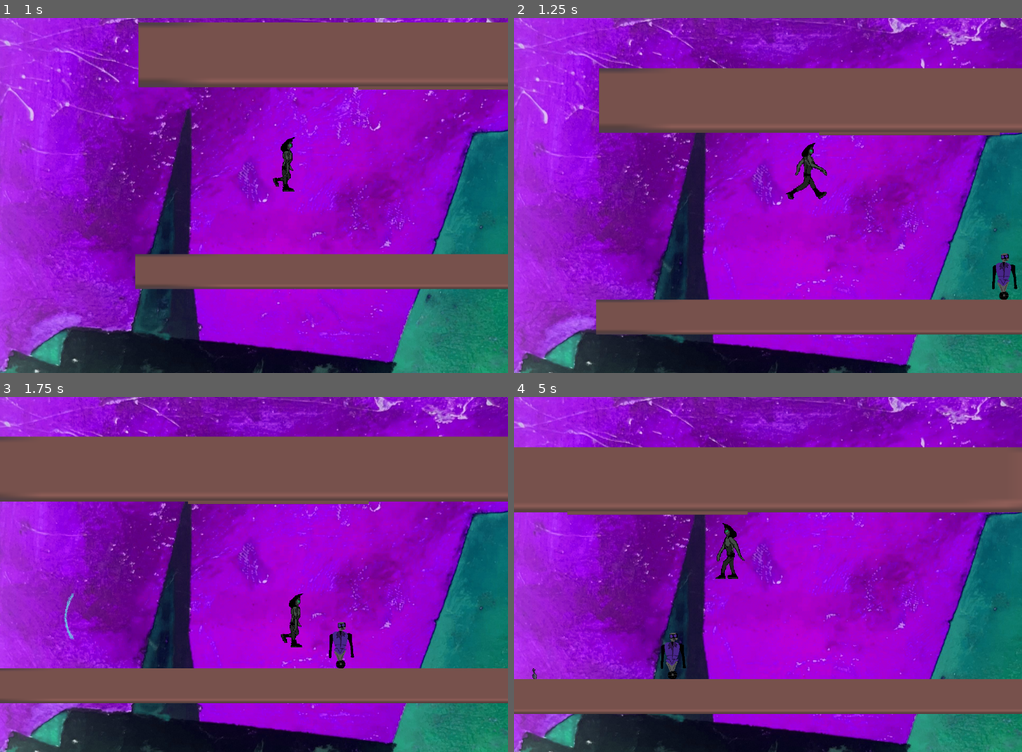
Above: before the commit, frames 1-4 (two rows, left to right).
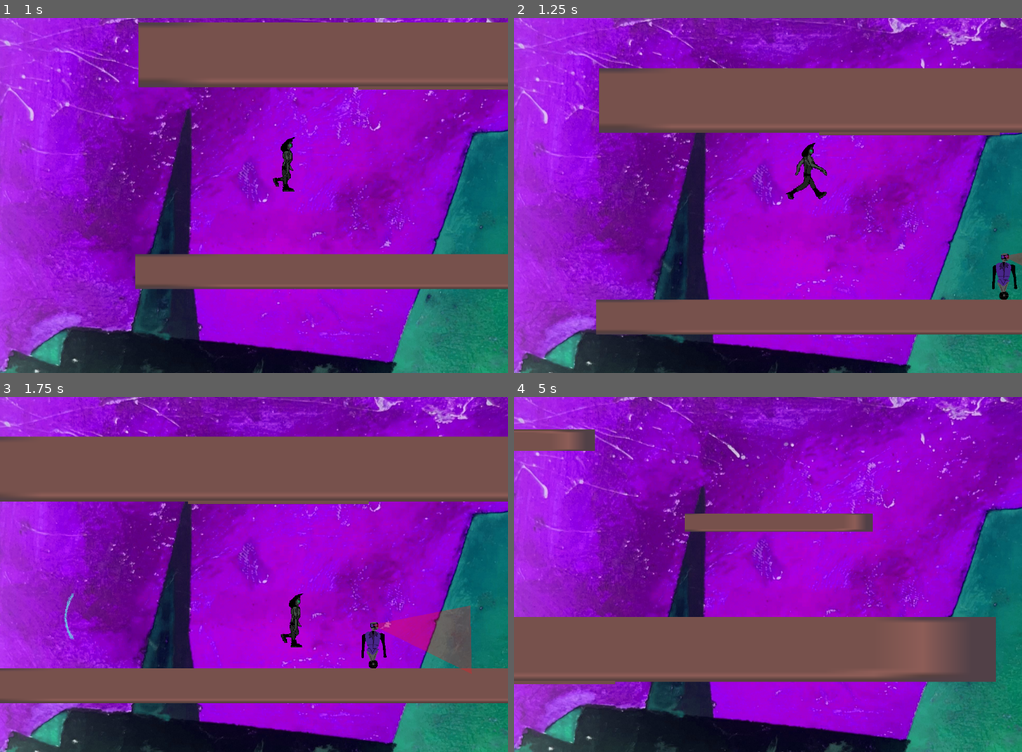
Above: after the commit, the same moments.

Repository: ParkHyun122/PlatformerGameJam2
Game: Godot game, scene res://test.tscn
The game is run twice, just before and just after one commit, with the same random seed, the same clock (stepped at 60 frames per second) and the same inputs.
Inputs (mouse positions are in pixels of both pictures, inside the frame that each line leads up to):
- Up to frame 1 (1 s): move the mouse to (365, 177) at 0.52 s; hold D (right) from 0.53 s (still down); tap E (interact) at 0.6 s; tap W (jump) at 0.77 s
- Up to frame 2 (1.25 s): keep holding D (right)
- Up to frame 3 (1.75 s): keep holding D (right); move the mouse to (152, 592) at 1.27 s; tap S (crouch) at 1.35 s; tap W (jump) at 1.52 s; tap E (interact) at 1.55 s
- Up to frame 4 (5 s): move the mouse to (818, 496) at 2.02 s; release D (right) at 2.03 s; hold A (left) 2.03-2.78 s; tap E (interact) at 2.1, 3.05, 3.8, 4.35 s; move the mouse to (742, 645) at 2.77 s; hold D (right) 2.78-4.28 s; click (742, 645) at 2.85 s; tap W (jump) at 3.02, 3.77, 4.52 s; move the mouse to (920, 627) at 3.52 s; tap Space (zip) at 3.6 s; move the mouse to (615, 521) at 4.27 s; hold A (left) from 4.28 s (still down)

Frame 1 is identical in both runs. In frame 2, less than 0.1% of the frame differs, in the area x 96-100%, y 66-70%; in frame 3, 2.6%; in frame 4, 55%, in the area x 0-100%, y 0-100%.

Commit message:
flashlight mechanics

Diff:
--- a/Scenes/Enemies/butler_guard.tscn
+++ b/Scenes/Enemies/butler_guard.tscn
@@ -2,6 +2,7 @@
 
 [ext_resource type="Script" uid="uid://yp1a2wlnrday" path="res://Scripts/Enemies/butler_guard.gd" id="1_6qhg6"]
 [ext_resource type="Texture2D" uid="uid://u5pbjjfheyjp" path="res://Assets/spritesheets/enemies/butlerguard.png" id="1_pofro"]
+[ext_resource type="PackedScene" uid="uid://dji3vcibx1v5b" path="res://Scenes/Enemies/flashlight.tscn" id="3_fq5jr"]
 
 [sub_resource type="RectangleShape2D" id="RectangleShape2D_6qhg6"]
 size = Vector2(50, 98)
@@ -20,3 +21,6 @@
 [node name="CollisionShape2D" type="CollisionShape2D" parent="." unique_id=690354051]
 position = Vector2(4, 13)
 shape = SubResource("RectangleShape2D_6qhg6")
+
+[node name="Flashlight" parent="." unique_id=1503328791 instance=ExtResource("3_fq5jr")]
+position = Vector2(5, -45)
--- /dev/null
+++ b/Scenes/Enemies/flashlight.tscn
@@ -0,0 +1,16 @@
+[gd_scene format=3 uid="uid://dji3vcibx1v5b"]
+
+[ext_resource type="Script" uid="uid://d1grv3jn2d1wk" path="res://Scripts/Enemies/flashlight.gd" id="1_c6k44"]
+
+[node name="Flashlight" type="Area2D" unique_id=1503328791]
+collision_layer = 64
+collision_mask = 2
+script = ExtResource("1_c6k44")
+
+[node name="CollisionPolygon2D" type="CollisionPolygon2D" parent="." unique_id=724603886]
+position = Vector2(-4, 0)
+polygon = PackedVector2Array(28, 3, 246, -49, 250, 123)
+
+[node name="Polygon2D" type="Polygon2D" parent="." unique_id=1419401845]
+color = Color(0.9647059, 0.09411765, 0.13333334, 0.3254902)
+polygon = PackedVector2Array(-4, -1, 244, -50, 247, 123)
--- a/Scripts/Enemies/butler_guard.gd
+++ b/Scripts/Enemies/butler_guard.gd
@@ -1,4 +1,10 @@
 extends CharacterBody2D
+
+@onready var flashlight: Flashlight = $Flashlight
+@onready var collision_shape_2d: CollisionShape2D = $CollisionShape2D
+
+@export var turn_pause := 1.0
+@export var patrol_limit: float = 200.0
 
 enum enemy_state {
 	PATROL,
@@ -9,46 +15,51 @@
 }
 
 var curr: enemy_state = enemy_state.PATROL
-const SPEED = 160.0
-const JUMP_VELOCITY = -400.0
-var dir = 1
-@onready var collision_shape_2d: CollisionShape2D = $CollisionShape2D
+const SPEED := 160.0
 
-@export var patrol_limit : float = 200
-var leftLimit
-var rightLimit
+var dir := 1
+var leftLimit: float
+var rightLimit: float
 
-func _ready():
+var waiting_to_turn := false
+var turn_timer := 0.0
+
+func _ready() -> void:
 	leftLimit = global_position.x - patrol_limit
 	rightLimit = global_position.x + patrol_limit
 	add_to_group("enemy")
-
+	update_flashlight_direction()
 
 func _physics_process(delta: float) -> void:
-	# Add the gravity.
 	if not is_on_floor():
 		velocity += get_gravity() * delta
 
+	if waiting_to_turn:
+		velocity.x = 0.0
+		turn_timer -= delta
 
-	if curr == enemy_state.PATROL:
-		if global_position.x > leftLimit and global_position.x < rightLimit:
-			velocity.x = dir * SPEED
+		if turn_timer <= 0.0:
+			waiting_to_turn = false
+			dir *= -1
+			update_flashlight_direction()
+
+	else:
+		if curr == enemy_state.PATROL:
+			if dir == 1 and global_position.x >= rightLimit:
+				start_turn_wait()
+			elif dir == -1 and global_position.x <= leftLimit:
+				start_turn_wait()
+			else:
+				velocity.x = dir * SPEED
 		else:
-			dir *= -1
-			velocity.x = dir * SPEED
-			global_position.x += dir * 2
-	else:
-		velocity.x = move_toward(velocity.x, 0, SPEED)
+			velocity.x = move_toward(velocity.x, 0.0, SPEED)
 
 	move_and_slide()
 
-func enemy_dropped_on():
-	curr = enemy_state.DYING
-	collision_layer = 0
-	collision_mask = 0
-	collision_shape_2d.set_deferred("disabled", true)
+func start_turn_wait() -> void:
+	waiting_to_turn = true
+	turn_timer = turn_pause
+	velocity.x = 0.0
 
-func _on_kunai_entered(body: Node2D) -> void:
-	print("YOO kunai entered my robo body")
-
-	body.force_stick_to_moving_target(self)
+func update_flashlight_direction() -> void:
+	flashlight.scale.x = dir
--- /dev/null
+++ b/Scripts/Enemies/flashlight.gd
@@ -0,0 +1,9 @@
+class_name Flashlight
+extends Area2D
+
+func _ready() -> void:
+	body_entered.connect(_on_body_entered)
+
+func _on_body_entered(body: Node2D) -> void:
+	if body.is_in_group("player"):
+		body.get_caught()
--- a/Scripts/Player/States/ceiling_hang.gd
+++ b/Scripts/Player/States/ceiling_hang.gd
@@ -69,7 +69,7 @@
 	transition("Fall")
 
 func _still_touching_clingable() -> bool:
-	#print(player.get_slide_collision_count())
+
 	for i in player.get_slide_collision_count():
 		var collision := player.get_slide_collision(i)
 		var collider := collision.get_collider() as Node
--- a/Scripts/Player/player.gd
+++ b/Scripts/Player/player.gd
@@ -173,3 +173,8 @@
 		var dash_length = 8.0
 
 		draw_dashed_line(from_pos, to_pos, line_color, line_width, dash_length)
+
+func get_caught() -> void:
+	print("PLAYER CAUGHT")
+	# temporary death logic
+	queue_free()
Not shown, added: Assets/spritesheets/maps/map.png.import
Not shown, added: Scripts/Enemies/flashlight.gd.uid
